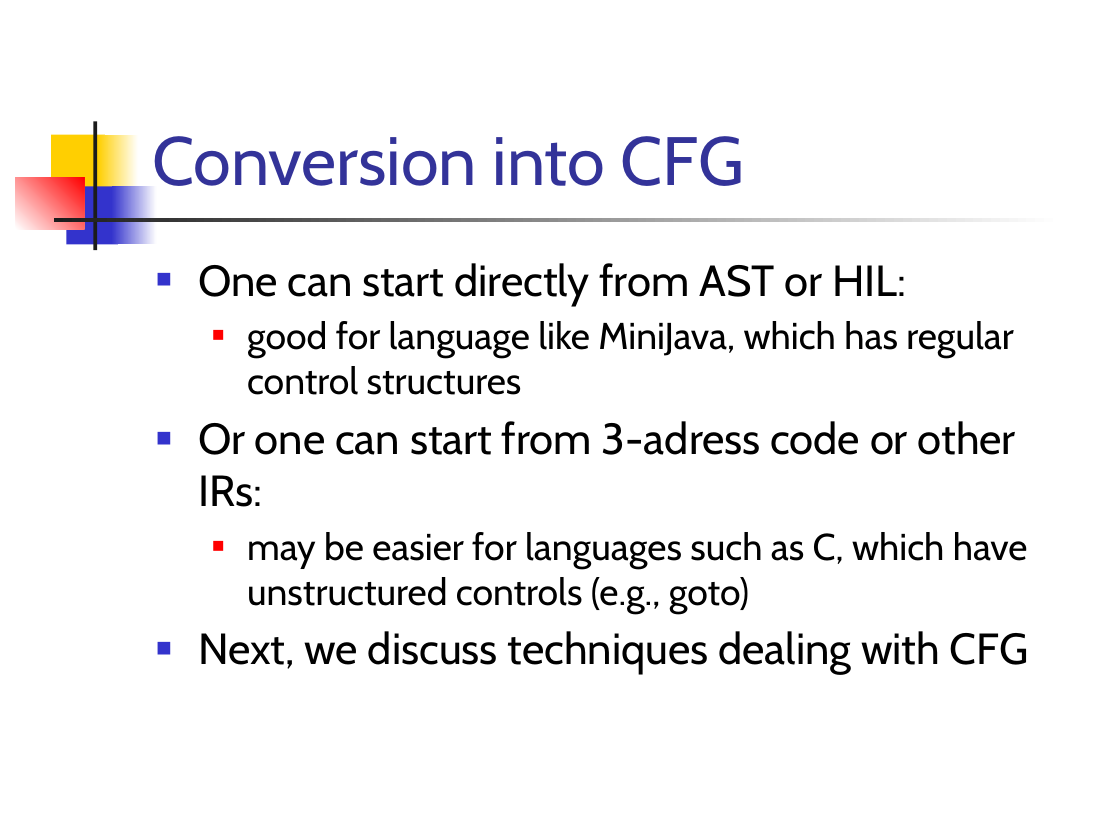
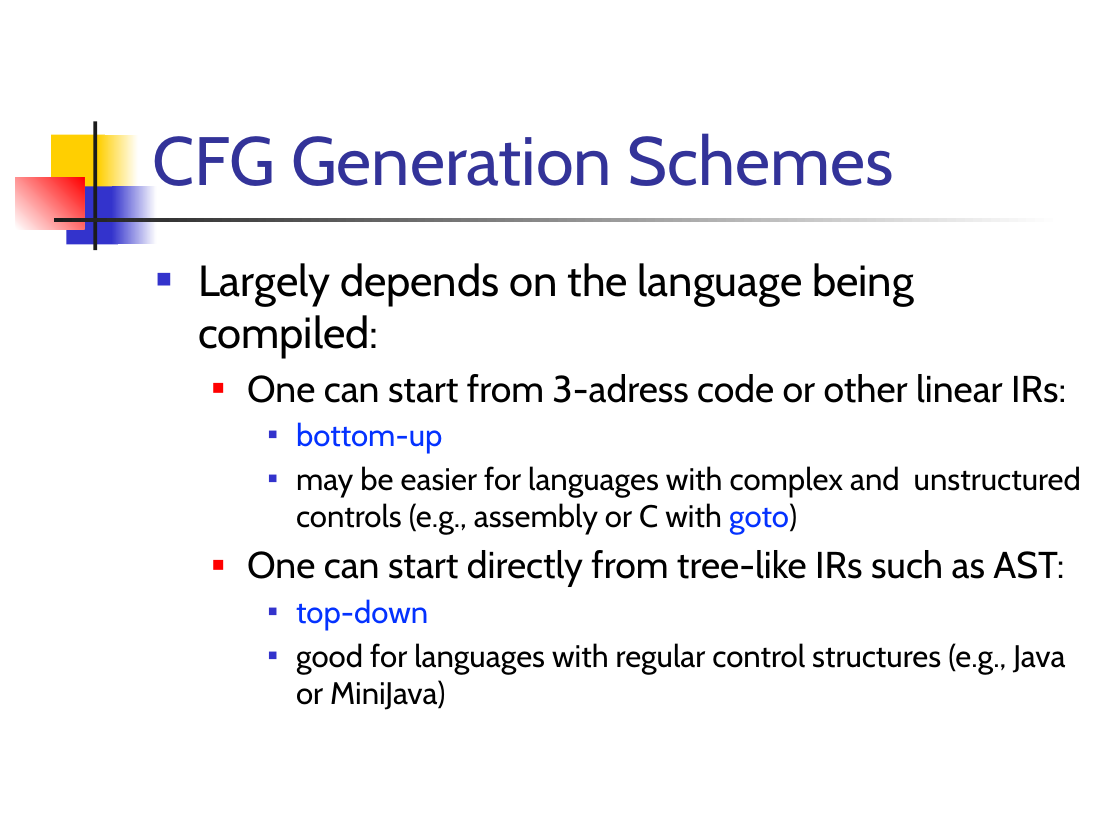
Before and after one commit to csslab-ustc/csslab-ustc.github.io, a slide deck: slide 13 of courses/compiler/slides/lec24-control-flow.pptx (slide 12 before the commit). Drawn at 1120x840 pixels with LibreOffice and Linux fonts; fonts in the diff are those of the drawing. Boxes give left, top, right and bottom in pixels: in the first picture for what was removed or moved away, otherwise in the second. Text is boxed around its words. In the diff, an @@ line names an element or a change of style, - is before the commit and + after.

```diff
--- a/courses/compiler/slides/lec24-control-flow.pptx
+++ b/courses/compiler/slides/lec24-control-flow.pptx
@@ title at [152, 133, 895, 186]: text changed @@
-Conversion into CFG
+CFG Generation Schemes
@@ text at [198, 263, 1081, 710]: text changed; size 24 to 20 pt @@
-■ One can start directly from AST or HIL:
-  ■ good for language like MiniJava, which has regular control structures
-■ Or one can start from 3-adress code or other IRs:
-  ■ may be easier for languages such as C, which have unstructured controls (e.g., goto)
-■ Next, we discuss techniques dealing with CFG
+■ Largely depends on the language being compiled:
+  ■ One can start from 3-adress code or other linear IRs:
+    ■ bottom-up
+    ■ may be easier for languages with complex and unstructured controls (e.g., assembly or C with goto)
+  ■ One can start directly from tree-like IRs such as AST:
+    ■ top-down
+    ■ good for languages with regular control structures (e.g., Java or MiniJava)
```
Also in this commit, not shown: 21 other slides changed, 11 slides added, 8 other files.
